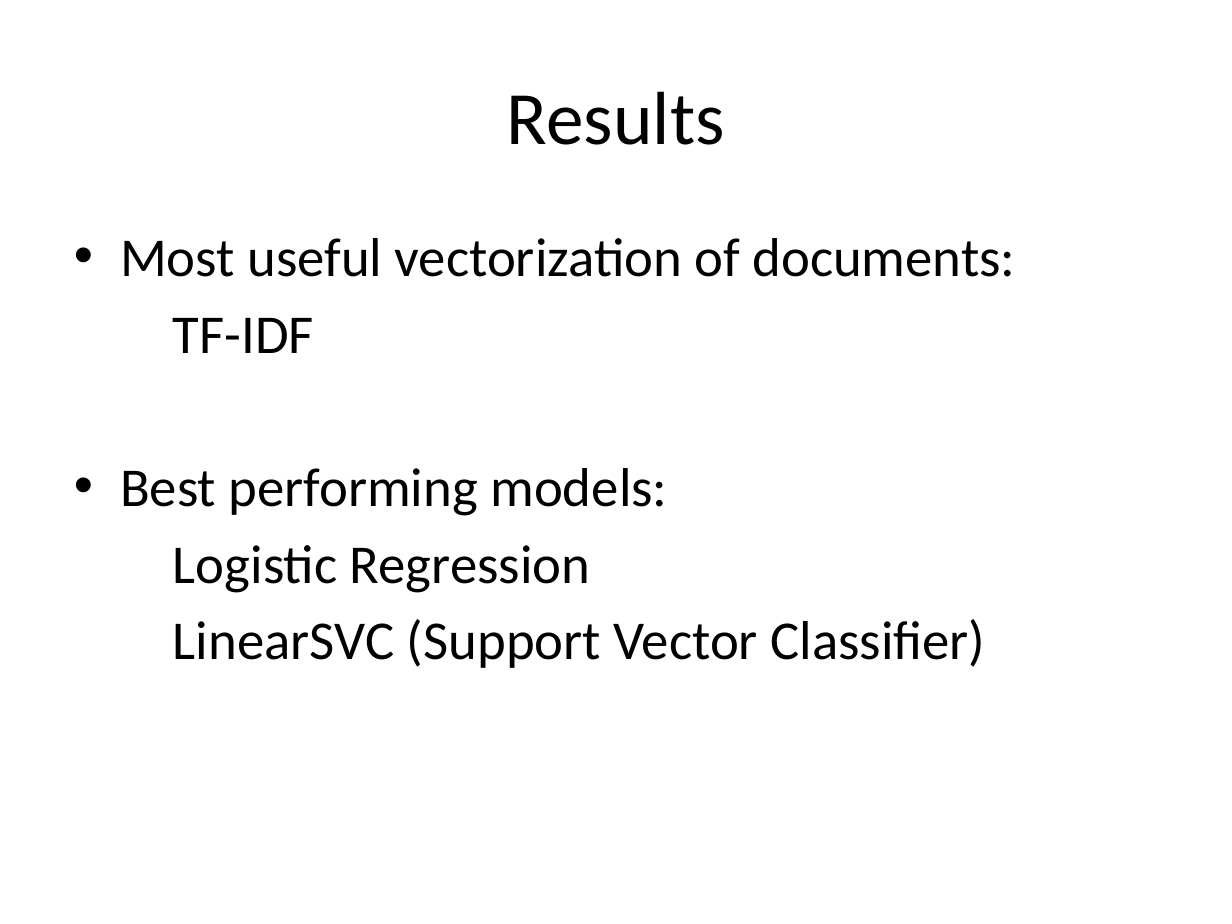
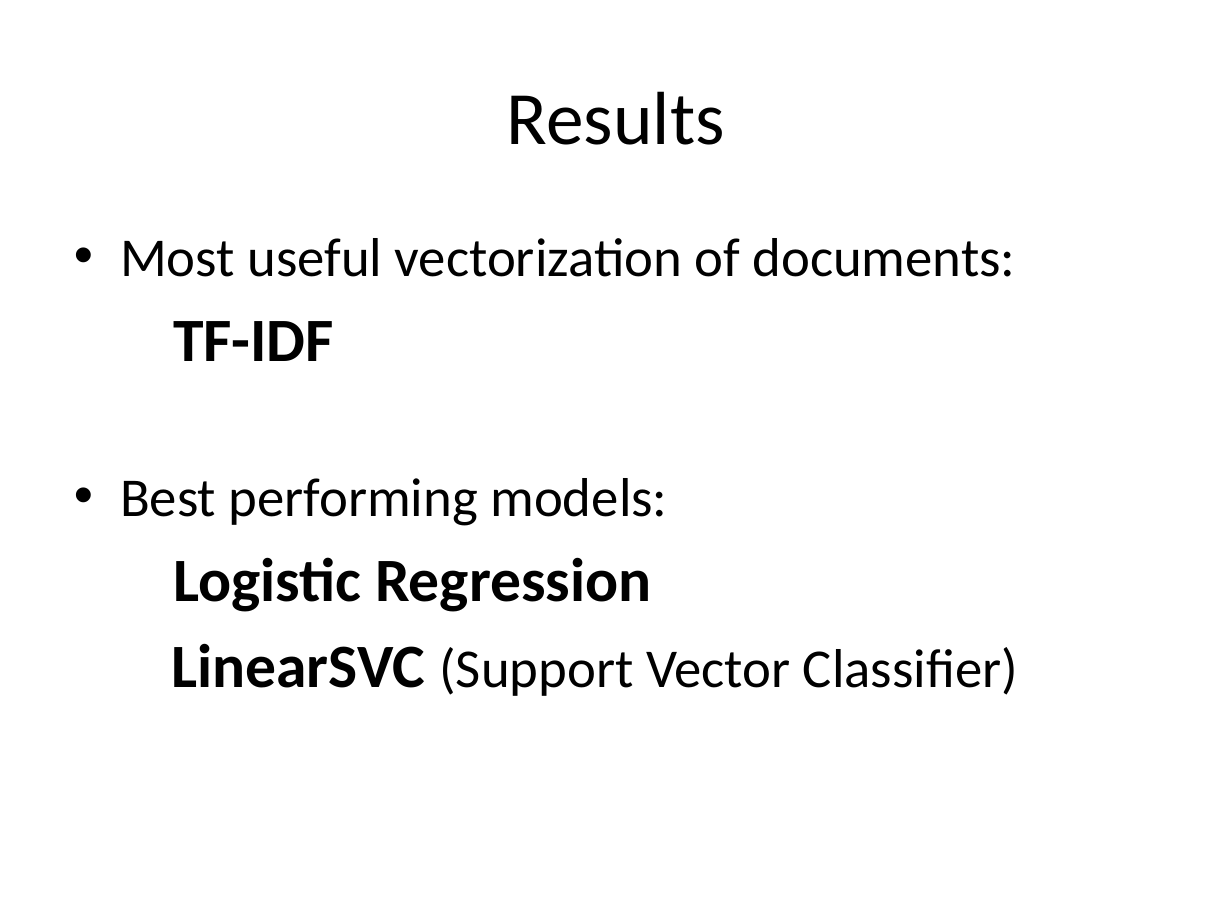
Before and after one commit to 3dspace/language-processing-lifecycle-fall2019, a slide deck: slide 7 of pgray-SentimentAnalysis-csml1010.pptx. Drawn at 1232x924 pixels with LibreOffice and Linux fonts; fonts in the diff are those of the drawing. Boxes give left, top, right and bottom in pixels: in the first picture for what was removed or moved away, otherwise in the second. Text is boxed around its words. In the diff, an @@ line names an element or a change of style, - is before the commit and + after.

```diff
--- a/pgray-SentimentAnalysis-csml1010.pptx
+++ b/pgray-SentimentAnalysis-csml1010.pptx
@@ text at [171,321,1018,696]: size 32 to 36 pt, bold on in "TF-IDF", "Logistic Regression", "LinearSVC" @@
```
Also in this commit, not shown: 12 other slides changed, 1 slide added.
